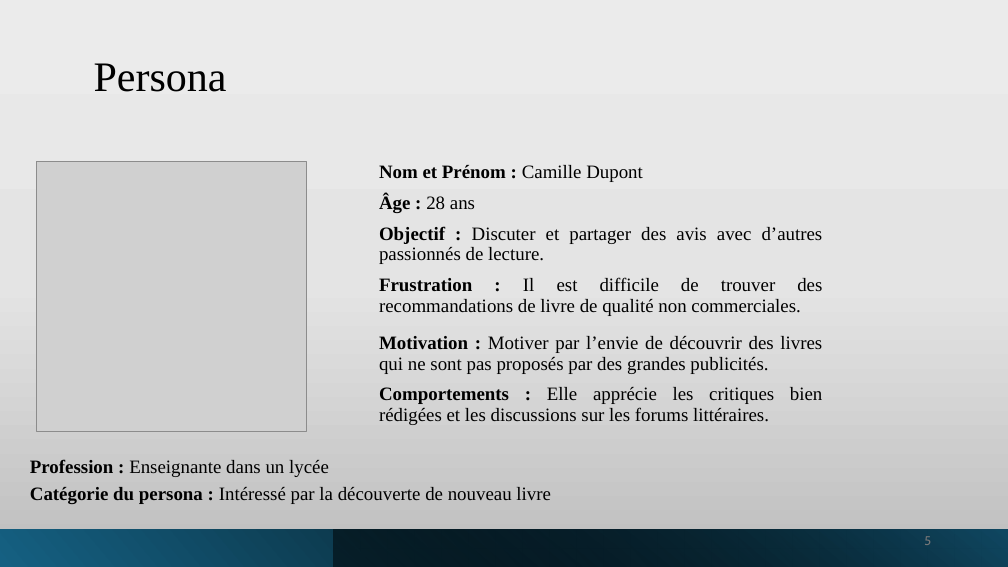
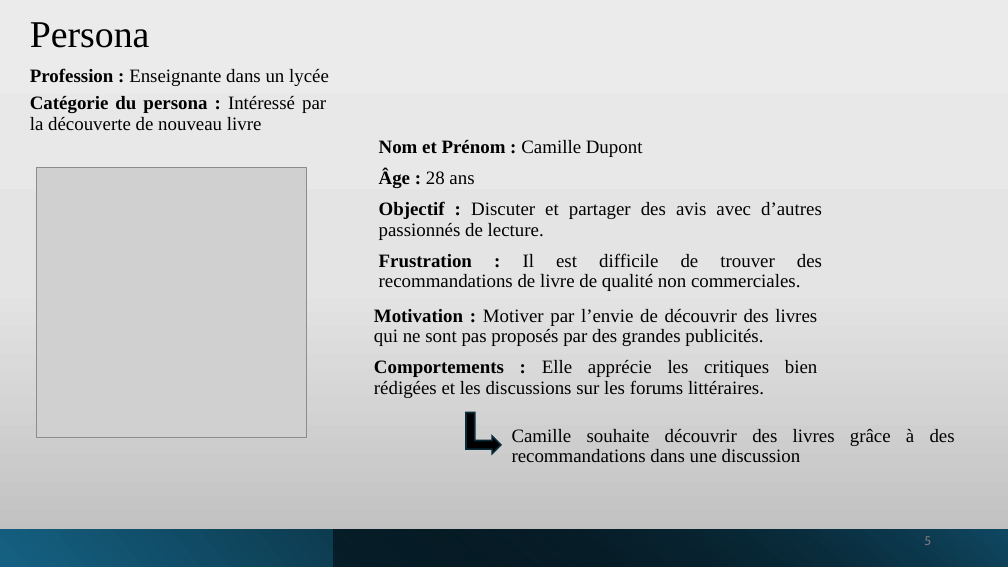
Before and after one commit to manelbenhamouda/projets-CDA, a slide deck: slide 5 of Diaporama_Haldan.pptx. Drawn at 1008x567 pixels with LibreOffice and Linux fonts; fonts in the diff are those of the drawing; grey boxes stand for pictures. Boxes give left, top, right and bottom in pixels: in the first picture for what was removed or moved away, otherwise in the second. Text is boxed around its words. In the diff, an @@ line names an element or a change of style, - is before the commit and + after.

```diff
--- a/Diaporama_Haldan.pptx
+++ b/Diaporama_Haldan.pptx
@@ title "Persona": place and size @@
-title "Persona" at (94, 63, 227, 92)
+title "Persona" at (30, 22, 150, 48)
@@ title "Persona" at (30, 22, 150, 48): size 40 to 36 pt @@
@@ text "Profession : Enseignante dans un ...": place and size @@
-text "Profession : Enseignante dans un ..." at (30, 459, 329, 477)
+text "Profession : Enseignante dans un ..." at (30, 68, 329, 86)
@@ text "Catégorie du persona : Intéressé ..." rewrapped from (30, 487, 551, 504) to (30, 96, 326, 130) @@
@@ text "Nom et Prénom : Camille ...": place and size @@
-text "Nom et Prénom : Camille ..." at (379, 165, 823, 316)
+text "Nom et Prénom : Camille ..." at (379, 140, 822, 291)
@@ picture: place and size @@
-picture at (36, 161, 307, 432)
+picture at (36, 167, 307, 438)
@@ text "Motivation : Motiver par l’envie ...": place and size @@
-text "Motivation : Motiver par l’envie ..." at (379, 336, 823, 425)
+text "Motivation : Motiver par l’envie ..." at (374, 309, 818, 398)
@@ bent up arrow added at (466, 413, 501, 454), fill #000000, outline #092A39 1.5 pt @@
@@ text added at (512, 429, 955, 462), 18 pt, text #000000 @@
+Camille souhaite découvrir des livres grâce à des recommandations dans une discussion
```
Also in this commit, not shown: 7 other slides changed, 2 other files.
